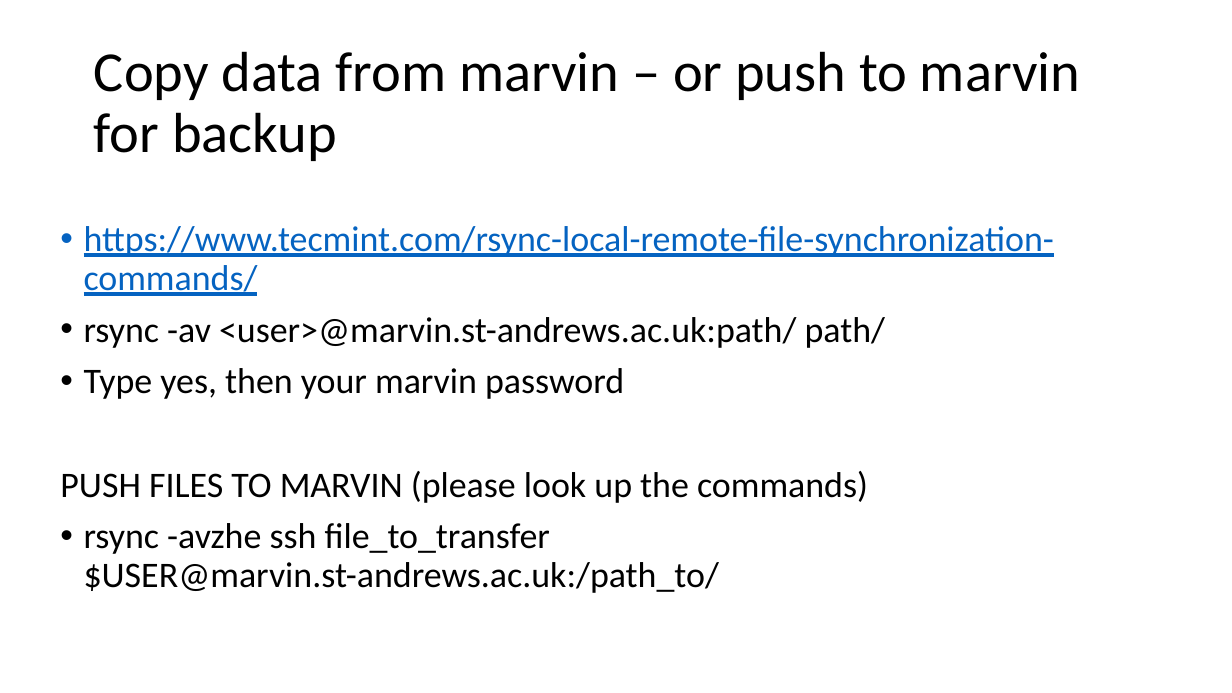
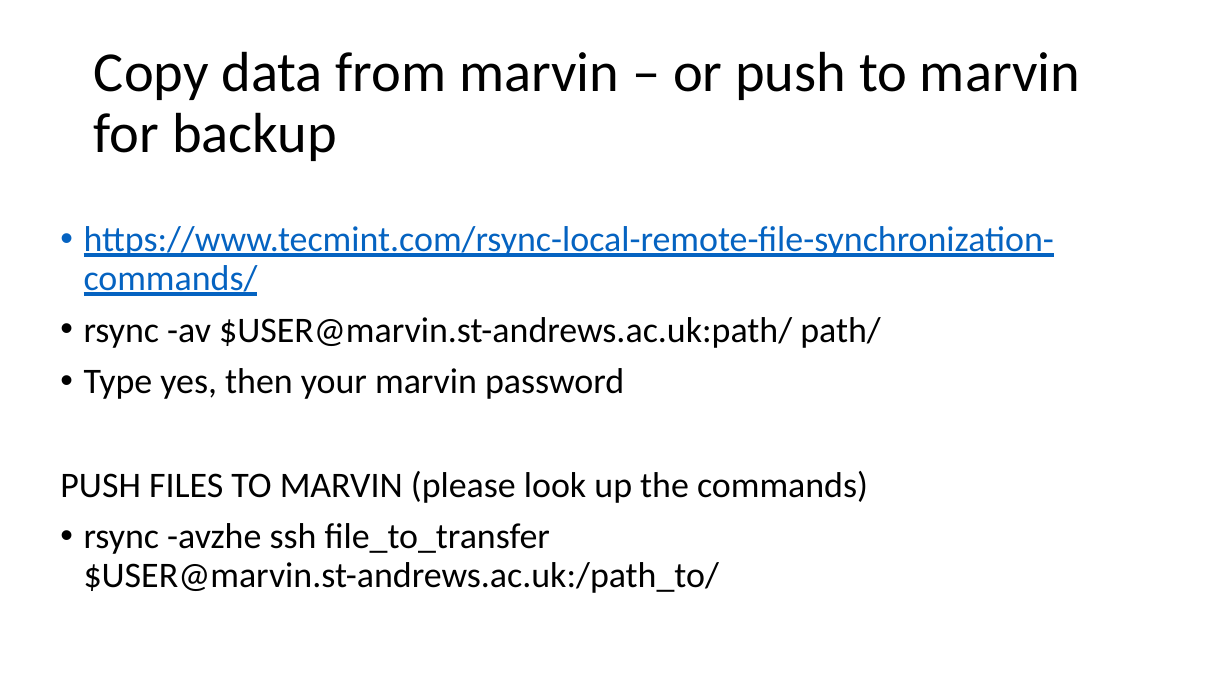
Before and after one commit to peterthorpe5/How_to_use_Kennedy_HPC, a slide deck: slide 9 of kenedy_getting_started-V1.pptx (slide 21 before the commit). Drawn at 1232x693 pixels with LibreOffice and Linux fonts; fonts in the diff are those of the drawing. Boxes give left, top, right and bottom in pixels: in the first picture for what was removed or moved away, otherwise in the second. Text is boxed around its words. In the diff, an @@ line names an element or a change of style, - is before the commit and + after.

```diff
--- a/kenedy_getting_started-V1.pptx
+++ b/kenedy_getting_started-V1.pptx
@@ text at [84,317,880,348]: text changed @@
-• rsync -av <user>@marvin.st-andrews.ac.uk:path/ path/
+• rsync -av $USER@marvin.st-andrews.ac.uk:path/ path/
```
Also in this commit, not shown: 7 other slides changed.
